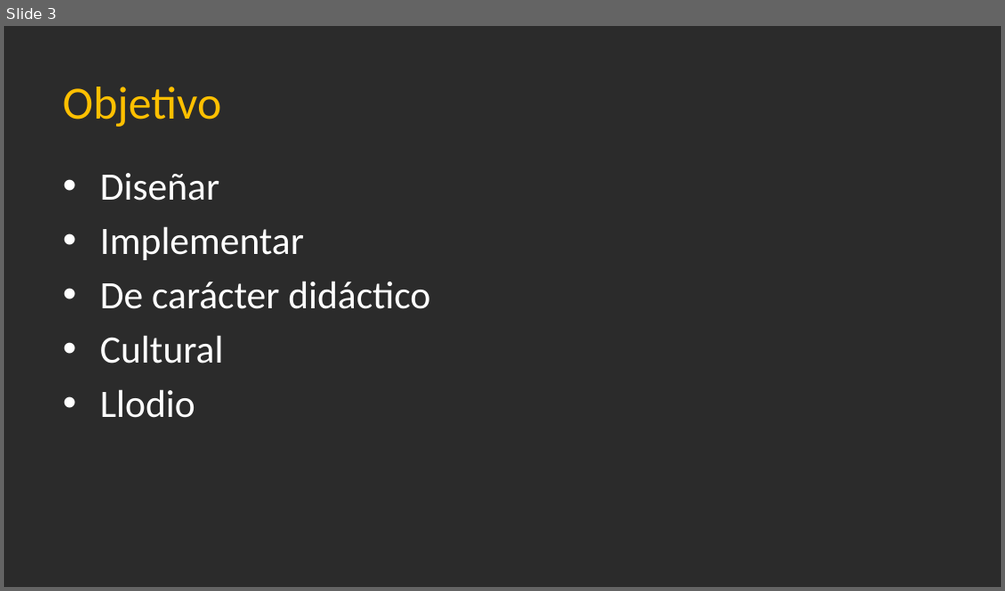
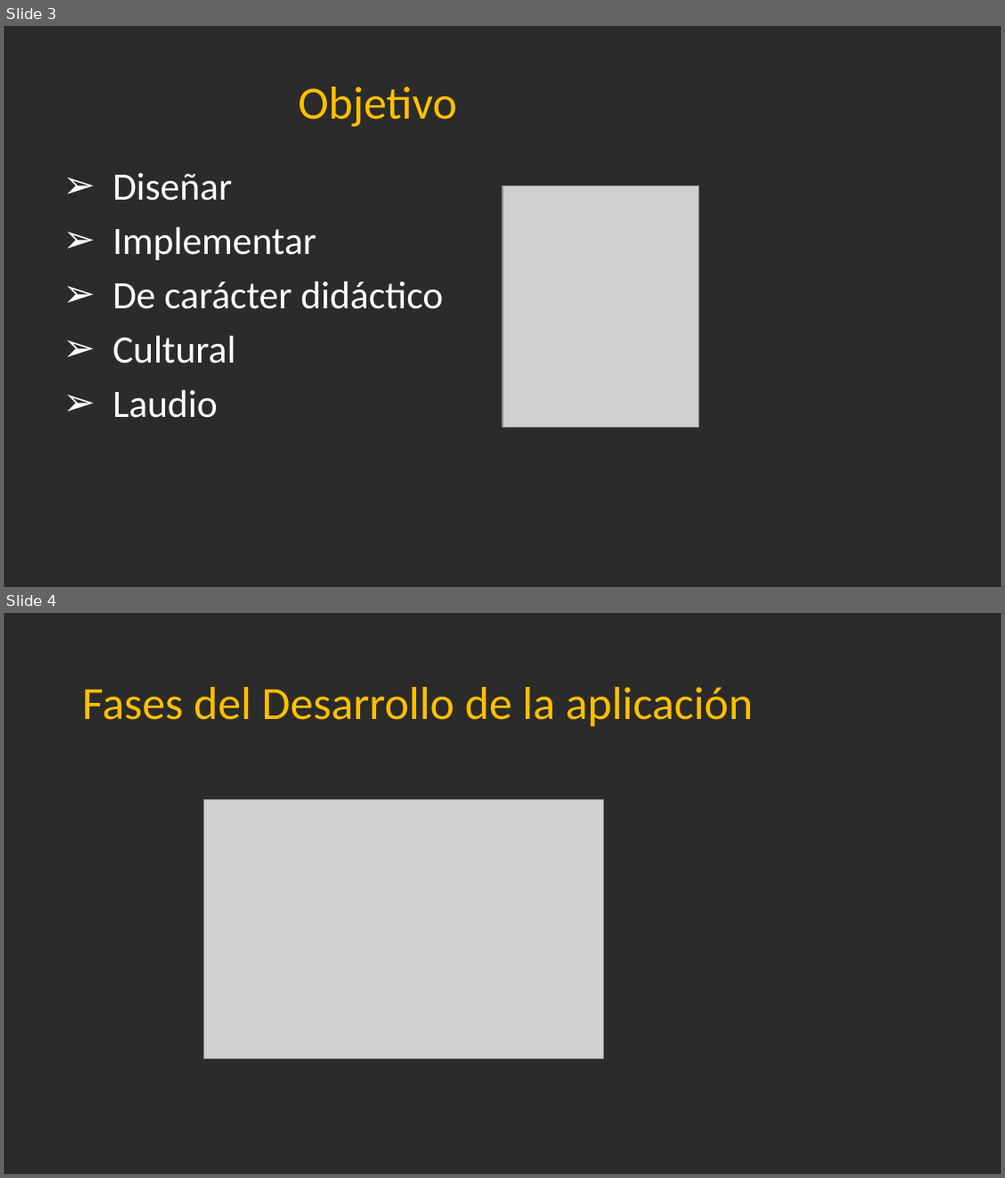
Before and after one commit to Jandycon/PROYECTOAPP, a slide deck: DidaktikApp.pptx. Shown one above the other, each under a label of ours: slide 3 before the commit, slides 3 and 4 after it. The pictures are 1005x591 and 1005x1178 pixels, drawn with LibreOffice and Linux fonts; fonts in the diff are those of the drawing; grey boxes stand for pictures; background and template pictures are left out; a plain dark background stands for a picture behind light text. Boxes give left, top, right and bottom in pixels: in the first picture for what was removed or moved away, otherwise in the second. Text is boxed around its words. In the diff, an @@ line names an element or a change of style, - is before the commit and + after.

```diff
--- a/DidaktikApp.pptx
+++ b/DidaktikApp.pptx
@@ slide 4 added at box(4, 613, 1001, 1174), background picture (left out) @@
@@ text added at box(82, 687, 752, 727), 33.3 pt, text #FFC000 @@
+Fases del Desarrollo de la aplicación
@@ picture added at box(204, 799, 603, 1059) @@
@@ slide 3 changed as well @@
@@ text "Objetivo" at box(298, 87, 457, 127): alignment left to centre @@
@@ text at box(113, 173, 443, 363): bullet • to ➢ @@
@@ picture added at box(502, 185, 699, 427) @@
@@ text at box(113, 389, 218, 418): text changed @@
-• Llodio
+➢ Laudio
```
Also in this commit, not shown: 3 other slides changed, 7 other slides added, 1 slide removed.
